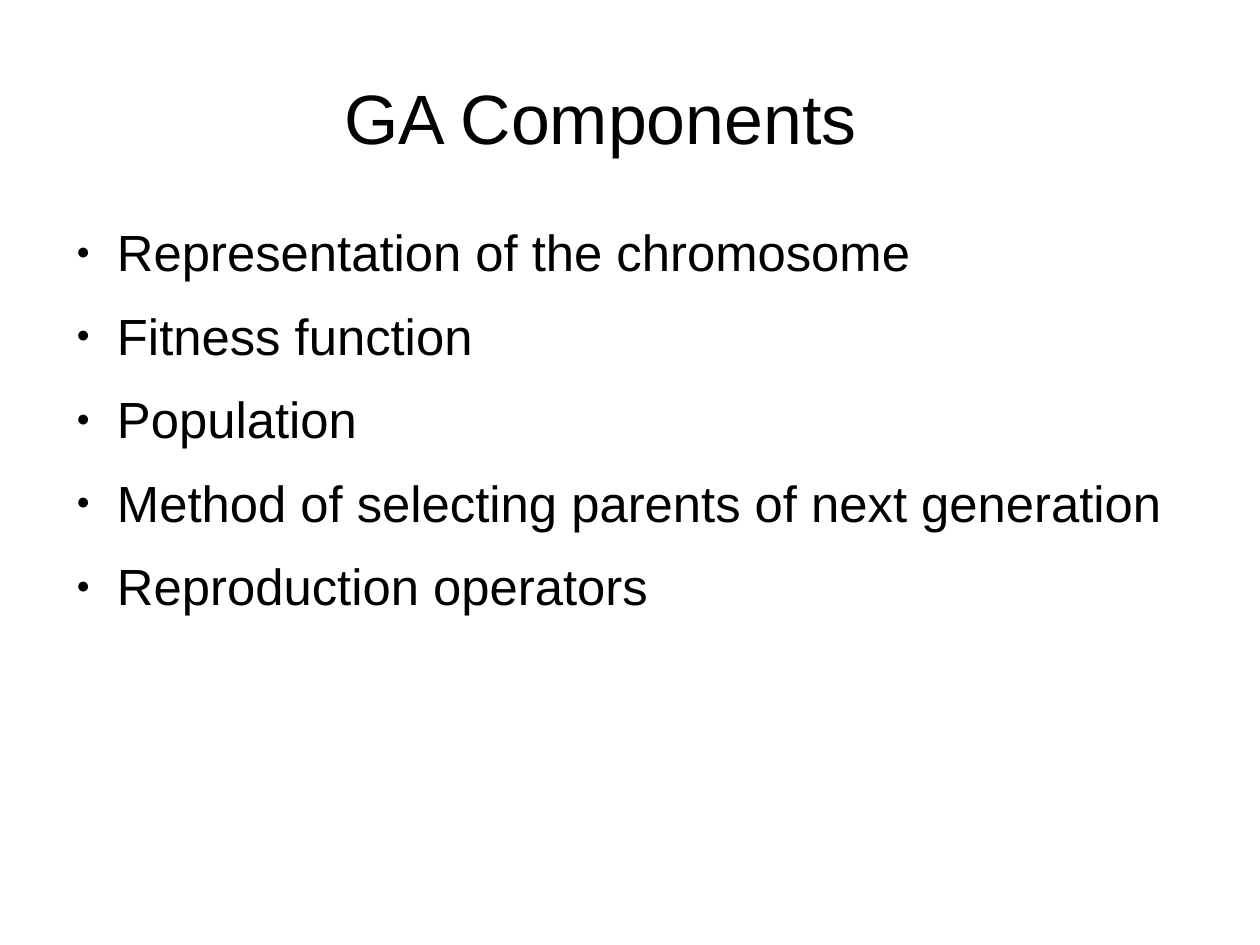
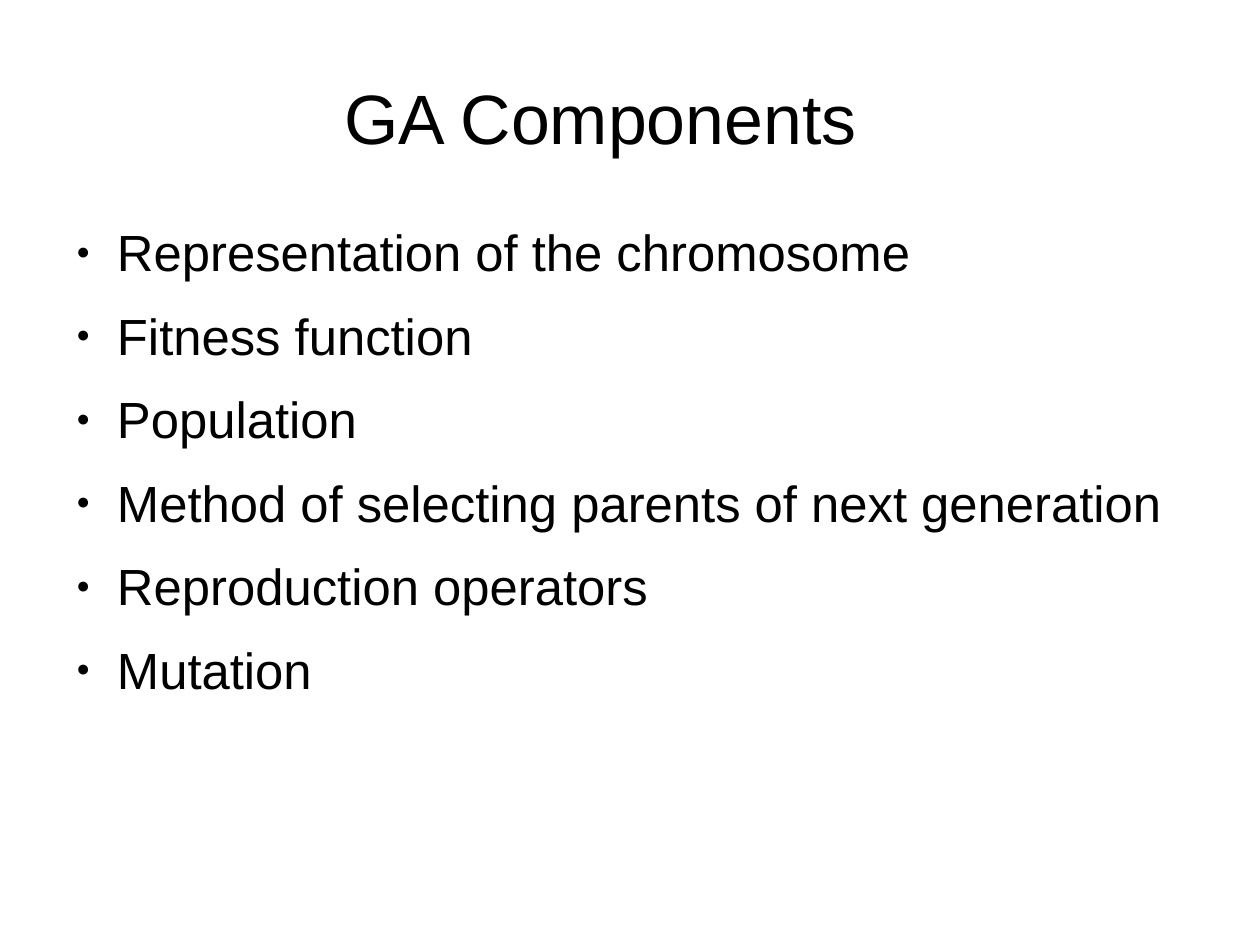
Before and after one commit to philtomson/OSBridge2012Talk, a slide deck: slide 7 of OSBridge2012.odp. Drawn at 1260x945 pixels with LibreOffice and Linux fonts; fonts in the diff are those of the drawing. Boxes give left, top, right and bottom in pixels: in the first picture for what was removed or moved away, otherwise in the second. Text is boxed around its words. In the diff, an @@ line names an element or a change of style, - is before the commit and + after.

```diff
--- a/OSBridge2012.odp
+++ b/OSBridge2012.odp
@@ text at box(117, 652, 312, 690): paragraph added @@
+● Mutation
```
Also in this commit, not shown: 7 other slides changed, 7 slides added.
